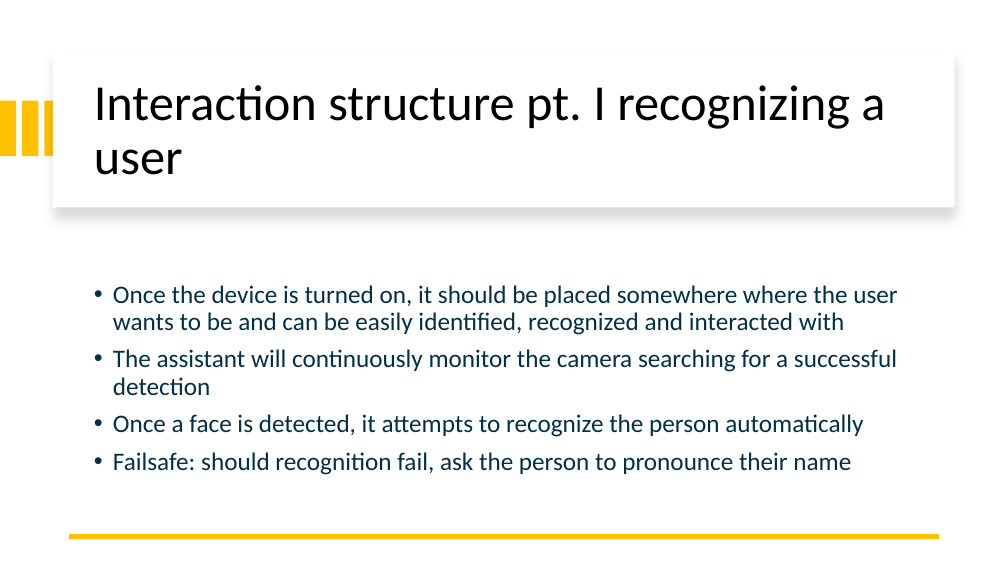
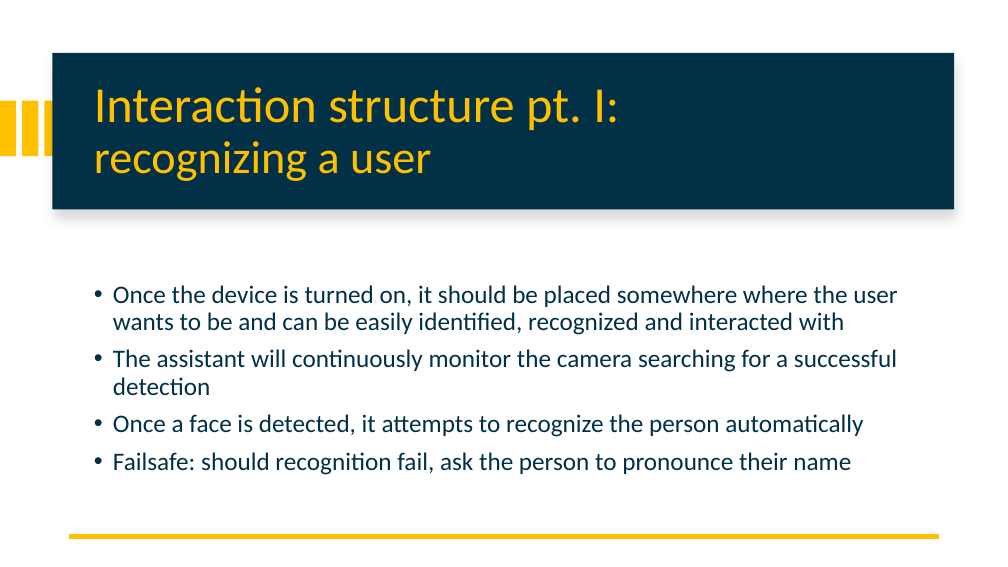
Before and after one commit to attennig/MultimodalMultiuserHomeAssistant, a slide deck: slide 6 of Multimodal personalized multiuser Home Assistant.pptx. Drawn at 1008x567 pixels with LibreOffice and Linux fonts; fonts in the diff are those of the drawing. Boxes give left, top, right and bottom in pixels: in the first picture for what was removed or moved away, otherwise in the second. Text is boxed around its words. In the diff, an @@ line names an element or a change of style, - is before the commit and + after.

```diff
--- a/Multimodal personalized multiuser Home Assistant.pptx
+++ b/Multimodal personalized multiuser Home Assistant.pptx
@@ rectangle added at [52, 53, 954, 209], fill #023047 @@
@@ title at [94, 87, 619, 181]: text changed; text colour #000000 to #FFC000 @@
-Interaction structure pt. I recognizing a user
+Interaction structure pt. I:
+recognizing a user
```
Also in this commit, not shown: 6 other slides changed.
